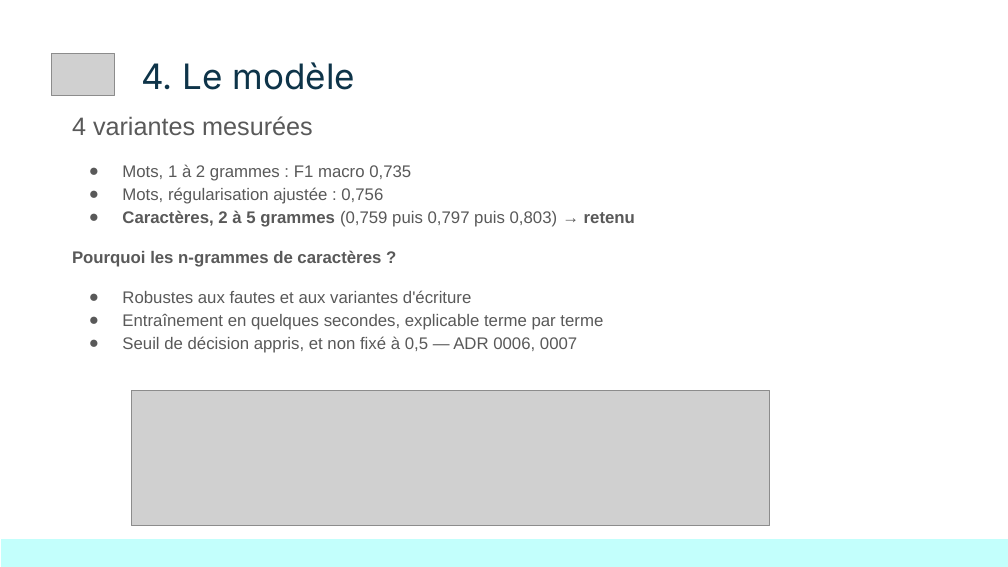
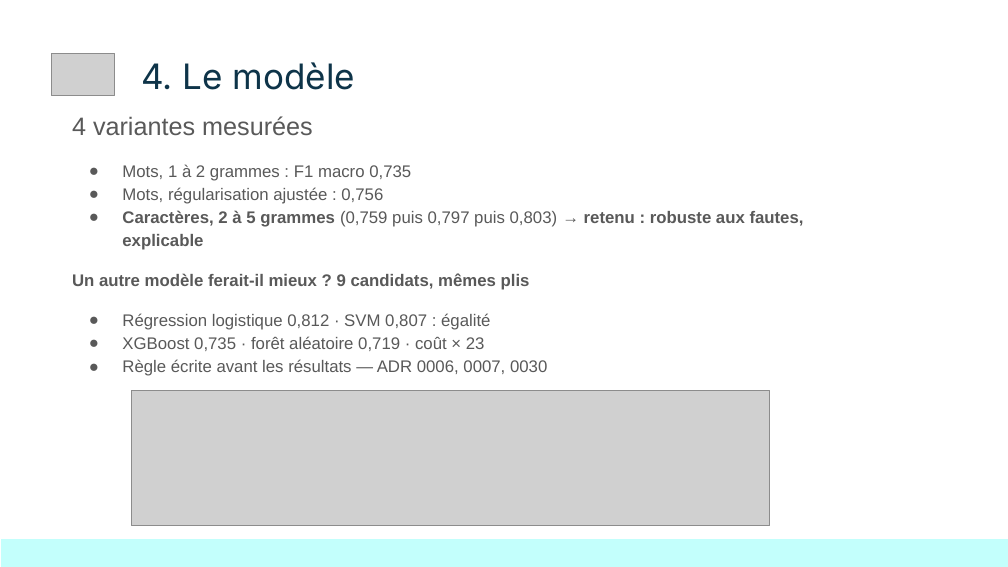
Before and after one commit to KinSushi/reviewpulse-pipeline, a slide deck: slide 6 of docs/presentation/ReviewPulse_DemoDay.pptx. Drawn at 1008x567 pixels with LibreOffice and Linux fonts; fonts in the diff are those of the drawing; grey boxes stand for pictures. Boxes give left, top, right and bottom in pixels: in the first picture for what was removed or moved away, otherwise in the second. Text is boxed around its words. In the diff, an @@ line names an element or a change of style, - is before the commit and + after.

```diff
--- a/docs/presentation/ReviewPulse_DemoDay.pptx
+++ b/docs/presentation/ReviewPulse_DemoDay.pptx
@@ text at [72,210,804,376]: text changed @@
-● Caractères, 2 à 5 grammes (0,759 puis 0,797 puis 0,803) → retenu
-Pourquoi les n-grammes de caractères ?
-● Robustes aux fautes et aux variantes d'écriture
-● Entraînement en quelques secondes, explicable terme par terme
-● Seuil de décision appris, et non fixé à 0,5 — ADR 0006, 0007
+● Caractères, 2 à 5 grammes (0,759 puis 0,797 puis 0,803) → retenu : robuste aux fautes, explicable
+Un autre modèle ferait-il mieux ? 9 candidats, mêmes plis
+● Régression logistique 0,812 · SVM 0,807 : égalité
+● XGBoost 0,735 · forêt aléatoire 0,719 · coût × 23
+● Règle écrite avant les résultats — ADR 0006, 0007, 0030
```
Also in this commit, not shown: 2 other slides changed, 2 other files.
